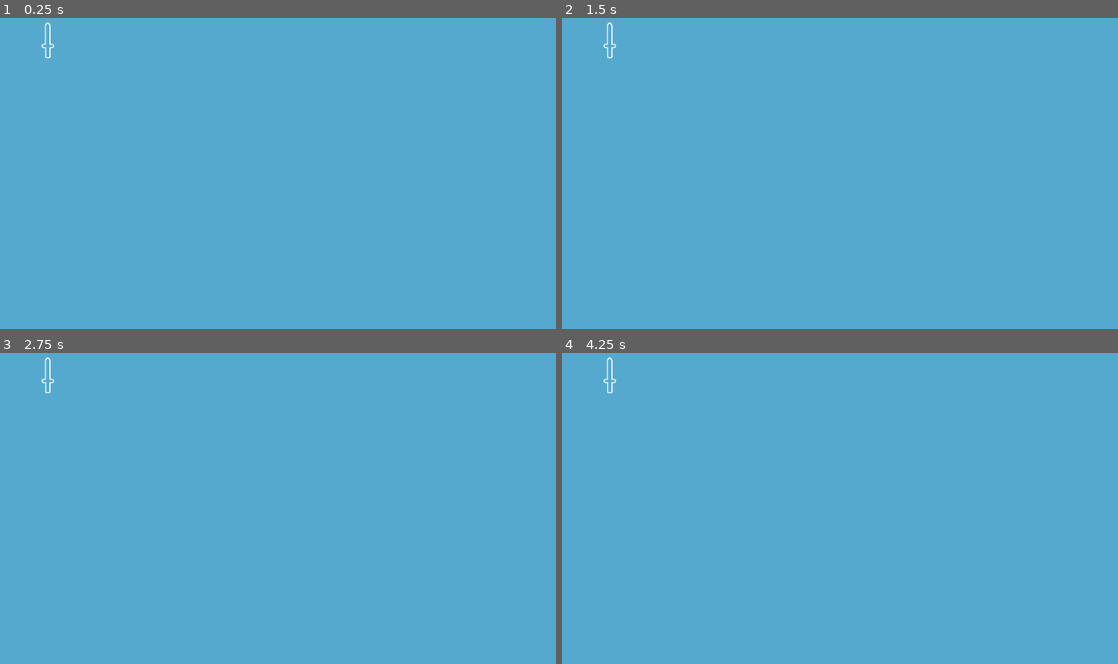
Above: before the commit, frames 1-4 (two rows, left to right).
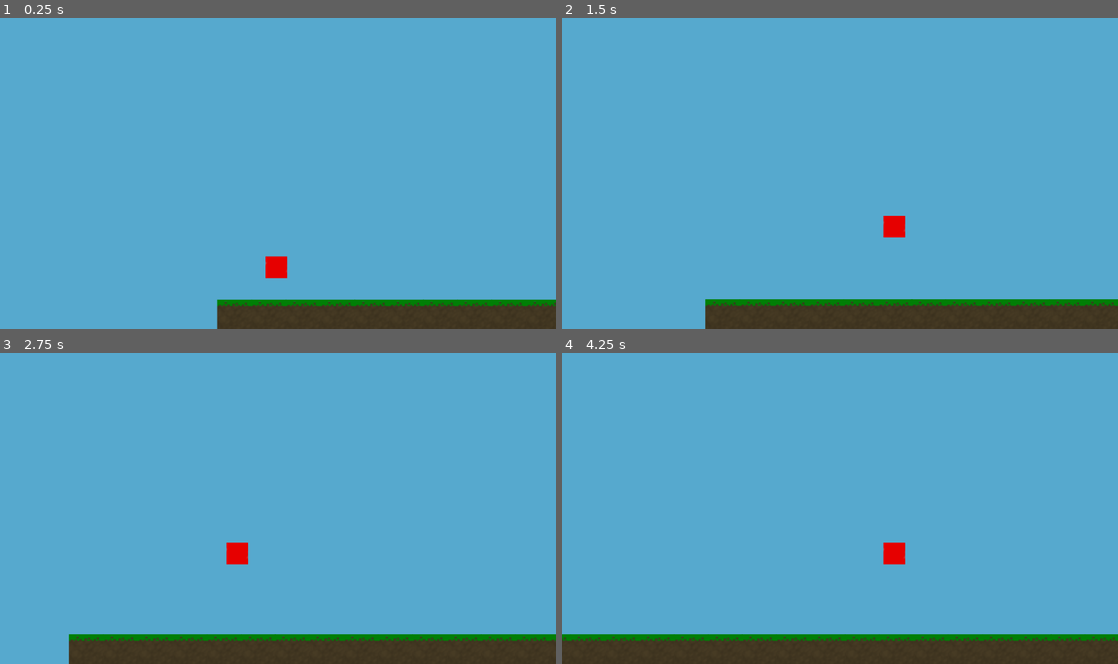
Above: after the commit, the same moments.

Repository: alexaverill/GameOff2018
Game: Godot game, scene res://Scenes/PlayerTest.tscn
Same seed, same stepped clock (60 frames per second), same inputs: the game is played once before the commit and once after it. Before the commit the project starts from res://TestScene.tscn.
Inputs:
- Up to frame 1 (0.25 s): no input
- Up to frame 2 (1.5 s): hold Right (ui_right) from 0.53 s (still down); tap Space (ui_select) at 0.6, 0.77, 1.07, 1.35 s
- Up to frame 3 (2.75 s): tap Space (ui_select) at 1.52, 1.82, 2.1 s; release Right (ui_right) at 2.03 s; hold Left (ui_left) from 2.03 s (still down)
- Up to frame 4 (4.25 s): release Left (ui_left) at 2.78 s; hold Right (ui_right) from 2.78 s (still down); tap Space (ui_select) at 2.85, 3.02, 3.32, 3.6, 3.77, 4.07 s

The runs differ from the first frame. In frame 1, 6.2% of the frame differs, in the area x 7-100%, y 1-100%; in frame 2, 7.5%; in frame 3, 8.8%; in frame 4, 10%, in the area x 0-100%, y 1-100%.

Commit message:
Adding in new art, working on getting movable player

Diff:
--- a/TestScene.tscn
+++ b/Scenes/DDR.tscn
@@ -12,12 +12,12 @@
 [sub_resource type="RectangleShape2D" id=2]
 
 custom_solver_bias = 0.0
-extents = Vector2( 28.5497, 34.0818 )
+extents = Vector2( 25.554, 23.0689 )
 
 [sub_resource type="RectangleShape2D" id=3]
 
 custom_solver_bias = 0.0
-extents = Vector2( 25.554, 23.0689 )
+extents = Vector2( 28.5497, 34.0818 )
 
 [sub_resource type="RectangleShape2D" id=4]
 
@@ -59,22 +59,48 @@
 one_shot = false
 autostart = true
 
-[node name="VerticalSword" type="Node2D" parent="." index="2"]
+[node name="VerticalReciever" type="Node2D" parent="." index="2"]
 
+editor/display_folded = true
 position = Vector2( 88.2877, 67.9771 )
 scale = Vector2( 0.371359, 1.07969 )
 
-[node name="Sprite" type="Sprite" parent="VerticalSword" index="0"]
+[node name="Sprite" type="Sprite" parent="VerticalReciever" index="0"]
 
 position = Vector2( 7.61169, 0.276604 )
 scale = Vector2( 1.63249, 0.581283 )
 texture = ExtResource( 3 )
 
-[node name="Great" type="Area2D" parent="VerticalSword" index="1" groups=[
+[node name="Good" type="Area2D" parent="VerticalReciever" index="1" groups=[
+"good",
 "reciever",
-"great",
 ]]
 
+editor/display_folded = true
+position = Vector2( 0, 37.8379 )
+scale = Vector2( 1, 0.333088 )
+input_pickable = true
+gravity_vec = Vector2( 0, 1 )
+gravity = 98.0
+linear_damp = 0.1
+angular_damp = 1.0
+collision_layer = 4
+collision_mask = 4
+audio_bus_override = false
+audio_bus_name = "Master"
+_sections_unfolded = [ "Audio Bus", "Collision" ]
+
+[node name="CollisionShape2D" type="CollisionShape2D" parent="VerticalReciever/Good" index="0"]
+
+position = Vector2( 0, 4.05957 )
+shape = SubResource( 2 )
+
+[node name="Great" type="Area2D" parent="VerticalReciever" index="2" groups=[
+"great",
+"reciever",
+]]
+
+editor/display_folded = true
 position = Vector2( -0.471039, 21.9291 )
 scale = Vector2( 0.911567, 0.282381 )
 input_pickable = true
@@ -88,81 +114,13 @@
 audio_bus_name = "Master"
 _sections_unfolded = [ "Collision" ]
 
-[node name="CollisionShape2D" type="CollisionShape2D" parent="VerticalSword/Great" index="0"]
+[node name="CollisionShape2D" type="CollisionShape2D" parent="VerticalReciever/Great" index="0"]
 
-shape = SubResource( 2 )
-
-[node name="Great2" type="Area2D" parent="VerticalSword" index="2" groups=[
-"reciever",
-"great",
-]]
-
-position = Vector2( -1.25732, -7.00791 )
-scale = Vector2( 0.911567, 0.282381 )
-input_pickable = true
-gravity_vec = Vector2( 0, 1 )
-gravity = 98.0
-linear_damp = 0.1
-angular_damp = 1.0
-collision_layer = 4
-collision_mask = 4
-audio_bus_override = false
-audio_bus_name = "Master"
-_sections_unfolded = [ "Collision" ]
-
-[node name="CollisionShape2D" type="CollisionShape2D" parent="VerticalSword/Great2" index="0"]
-
-shape = SubResource( 2 )
-
-[node name="Good" type="Area2D" parent="VerticalSword" index="3" groups=[
-"reciever",
-"good",
-]]
-
-position = Vector2( 0, 37.8379 )
-scale = Vector2( 1, 0.333088 )
-input_pickable = true
-gravity_vec = Vector2( 0, 1 )
-gravity = 98.0
-linear_damp = 0.1
-angular_damp = 1.0
-collision_layer = 4
-collision_mask = 4
-audio_bus_override = false
-audio_bus_name = "Master"
-_sections_unfolded = [ "Audio Bus", "Collision" ]
-
-[node name="CollisionShape2D" type="CollisionShape2D" parent="VerticalSword/Good" index="0"]
-
-position = Vector2( 0, 4.05957 )
 shape = SubResource( 3 )
 
-[node name="Good2" type="Area2D" parent="VerticalSword" index="4" groups=[
+[node name="Prefect" type="Area2D" parent="VerticalReciever" index="3" groups=[
+"perfect",
 "reciever",
-"good",
-]]
-
-position = Vector2( -1.57256, -25.4448 )
-scale = Vector2( 1, 0.333088 )
-input_pickable = true
-gravity_vec = Vector2( 0, 1 )
-gravity = 98.0
-linear_damp = 0.1
-angular_damp = 1.0
-collision_layer = 4
-collision_mask = 4
-audio_bus_override = false
-audio_bus_name = "Master"
-_sections_unfolded = [ "Audio Bus", "Collision" ]
-
-[node name="CollisionShape2D" type="CollisionShape2D" parent="VerticalSword/Good2" index="0"]
-
-position = Vector2( 0, 4.05957 )
-shape = SubResource( 3 )
-
-[node name="Prefect" type="Area2D" parent="VerticalSword" index="5" groups=[
-"reciever",
-"perfect",
 ]]
 
 editor/display_folded = true
@@ -179,8 +137,55 @@
 audio_bus_name = "Master"
 _sections_unfolded = [ "Collision" ]
 
-[node name="CollisionShape2D" type="CollisionShape2D" parent="VerticalSword/Prefect" index="0"]
+[node name="CollisionShape2D" type="CollisionShape2D" parent="VerticalReciever/Prefect" index="0"]
 
 shape = SubResource( 4 )
 
+[node name="Great2" type="Area2D" parent="VerticalReciever" index="4" groups=[
+"great",
+"reciever",
+]]
+
+editor/display_folded = true
+position = Vector2( -1.25732, -7.00791 )
+scale = Vector2( 0.911567, 0.282381 )
+input_pickable = true
+gravity_vec = Vector2( 0, 1 )
+gravity = 98.0
+linear_damp = 0.1
+angular_damp = 1.0
+collision_layer = 4
+collision_mask = 4
+audio_bus_override = false
+audio_bus_name = "Master"
+_sections_unfolded = [ "Collision" ]
+
+[node name="CollisionShape2D" type="CollisionShape2D" parent="VerticalReciever/Great2" index="0"]
+
+shape = SubResource( 3 )
+
+[node name="Good2" type="Area2D" parent="VerticalReciever" index="5" groups=[
+"good",
+"reciever",
+]]
+
+editor/display_folded = true
+position = Vector2( -1.57256, -25.4448 )
+scale = Vector2( 1, 0.333088 )
+input_pickable = true
+gravity_vec = Vector2( 0, 1 )
+gravity = 98.0
+linear_damp = 0.1
+angular_damp = 1.0
+collision_layer = 4
+collision_mask = 4
+audio_bus_override = false
+audio_bus_name = "Master"
+_sections_unfolded = [ "Audio Bus", "Collision" ]
+
+[node name="CollisionShape2D" type="CollisionShape2D" parent="VerticalReciever/Good2" index="0"]
+
+position = Vector2( 0, 4.05957 )
+shape = SubResource( 2 )
+
 [connection signal="timeout" from="Timer" to="." method="_on_Timer_timeout"]
--- /dev/null
+++ b/Scenes/Ground.tscn
@@ -0,0 +1,37 @@
+[gd_scene load_steps=2 format=2]
+
+[ext_resource path="res://Scenes/groundChunk.tscn" type="PackedScene" id=1]
+
+[node name="Node2D" type="Node2D" index="0"]
+
+position = Vector2( 33.713, 567.518 )
+
+[node name="groundChunk" parent="." index="0" instance=ExtResource( 1 )]
+
+position = Vector2( -55.7625, 2 )
+_sections_unfolded = [ "Transform" ]
+
+[node name="groundChunk2" parent="." index="1" instance=ExtResource( 1 )]
+
+position = Vector2( 134.872, 2 )
+_sections_unfolded = [ "Transform" ]
+
+[node name="groundChunk3" parent="." index="2" instance=ExtResource( 1 )]
+
+position = Vector2( 323.237, 2 )
+_sections_unfolded = [ "Transform" ]
+
+[node name="groundChunk4" parent="." index="3" instance=ExtResource( 1 )]
+
+position = Vector2( 513.69, 2 )
+_sections_unfolded = [ "Transform" ]
+
+[node name="groundChunk5" parent="." index="4" instance=ExtResource( 1 )]
+
+position = Vector2( 703.49, 2 )
+_sections_unfolded = [ "Transform" ]
+
+[node name="groundChunk6" parent="." index="5" instance=ExtResource( 1 )]
+
+position = Vector2( 892.092, 2 )
+_sections_unfolded = [ "Transform" ]
--- /dev/null
+++ b/Scenes/Player.gd
@@ -0,0 +1,29 @@
+extends KinematicBody2D
+
+export (int) var run_speed = 100
+export (int) var jump_speed = -400
+export (int) var gravity = 1200
+
+var velocity = Vector2()
+var jumping = false
+
+func get_input():
+    velocity.x = 0
+    var right = Input.is_action_pressed('ui_right')
+    var left = Input.is_action_pressed('ui_left')
+    var jump = Input.is_action_just_pressed('ui_select')
+
+    if jump and is_on_floor():
+        jumping = true
+        velocity.y = jump_speed
+    if right:
+        velocity.x += run_speed
+    if left:
+        velocity.x -= run_speed
+
+func _physics_process(delta):
+    get_input()
+    velocity.y += gravity * delta
+    if jumping and is_on_floor():
+        jumping = false
+    velocity = move_and_slide(velocity, Vector2(0, -1))
--- /dev/null
+++ b/Scenes/Player.tscn
@@ -0,0 +1,56 @@
+[gd_scene load_steps=4 format=2]
+
+[ext_resource path="res://Scenes/Player.gd" type="Script" id=1]
+[ext_resource path="res://ArtAssets/TempAssets/RedSprite.png" type="Texture" id=2]
+
+[sub_resource type="RectangleShape2D" id=1]
+
+custom_solver_bias = 0.0
+extents = Vector2( 19.7404, 19.5202 )
+
+[node name="KinematicBody2D" type="KinematicBody2D" index="0"]
+
+position = Vector2( 52.8685, 463.226 )
+input_pickable = false
+collision_layer = 1
+collision_mask = 1
+collision/safe_margin = 0.08
+script = ExtResource( 1 )
+run_speed = 100
+jump_speed = -400
+gravity = 1200
+
+[node name="CollisionShape2D" type="CollisionShape2D" parent="." index="0"]
+
+shape = SubResource( 1 )
+
+[node name="Sprite" type="Sprite" parent="." index="1"]
+
+texture = ExtResource( 2 )
+
+[node name="Camera2D" type="Camera2D" parent="." index="2"]
+
+position = Vector2( 2.51782, -165.596 )
+anchor_mode = 1
+rotating = false
+current = true
+zoom = Vector2( 1, 1 )
+limit_left = -10000000
+limit_top = -10000000
+limit_right = 10000000
+limit_bottom = 10000000
+limit_smoothed = false
+drag_margin_h_enabled = true
+drag_margin_v_enabled = true
+smoothing_enabled = false
+smoothing_speed = 5.0
+offset_v = 0.0
+offset_h = 0.0
+drag_margin_left = 0.2
+drag_margin_top = 1.0
+drag_margin_right = 0.2
+drag_margin_bottom = 0.2
+editor_draw_screen = true
+editor_draw_limits = true
+editor_draw_drag_margin = true
+_sections_unfolded = [ "Drag Margin", "Editor", "Limit", "Offset", "Smoothing", "Transform" ]
--- /dev/null
+++ b/Scenes/PlayerTest.tscn
@@ -0,0 +1,13 @@
+[gd_scene load_steps=3 format=2]
+
+[ext_resource path="res://Scenes/Ground.tscn" type="PackedScene" id=1]
+[ext_resource path="res://Scenes/Player.tscn" type="PackedScene" id=2]
+
+[node name="Root" type="Node2D"]
+
+[node name="Ground" parent="." index="0" instance=ExtResource( 1 )]
+
+[node name="KinematicBody2D" parent="." index="1" instance=ExtResource( 2 )]
+
+run_speed = 250
+gravity = 600
--- /dev/null
+++ b/Scenes/groundChunk.tscn
@@ -0,0 +1,22 @@
+[gd_scene load_steps=2 format=2]
+
+[ext_resource path="res://Scenes/groundNode.tscn" type="PackedScene" id=1]
+
+[node name="groundChunk" type="Node2D" index="0"]
+
+position = Vector2( 35.258, 570.119 )
+
+[node name="ground" parent="." index="0" instance=ExtResource( 1 )]
+
+position = Vector2( -3, -2 )
+_sections_unfolded = [ "Transform" ]
+
+[node name="ground2" parent="." index="1" instance=ExtResource( 1 )]
+
+position = Vector2( 123.736, -1.99994 )
+_sections_unfolded = [ "Transform" ]
+
+[node name="ground3" parent="." index="2" instance=ExtResource( 1 )]
+
+position = Vector2( 60, -2 )
+_sections_unfolded = [ "Transform" ]
--- /dev/null
+++ b/Scenes/groundNode.tscn
@@ -0,0 +1,33 @@
+[gd_scene load_steps=3 format=2]
+
+[ext_resource path="res://ArtAssets/TempAssets/groundSprite.png" type="Texture" id=1]
+
+[sub_resource type="RectangleShape2D" id=1]
+
+custom_solver_bias = 0.0
+extents = Vector2( 32.2043, 27.6865 )
+
+[node name="ground" type="Node2D"]
+
+position = Vector2( 32.4737, 568.001 )
+
+[node name="Sprite" type="Sprite" parent="." index="0"]
+
+position = Vector2( -0.00509262, -0.134949 )
+texture = ExtResource( 1 )
+_sections_unfolded = [ "Offset", "Region" ]
+
+[node name="StaticBody2D" type="StaticBody2D" parent="." index="1"]
+
+input_pickable = false
+collision_layer = 1
+collision_mask = 1
+constant_linear_velocity = Vector2( 0, 0 )
+constant_angular_velocity = 0.0
+friction = 1.0
+bounce = 0.0
+
+[node name="CollisionShape2D" type="CollisionShape2D" parent="StaticBody2D" index="0"]
+
+position = Vector2( 0.174828, 3.49652 )
+shape = SubResource( 1 )
--- a/Scipts/TestScene.gd
+++ b/Scipts/TestScene.gd
@@ -3,14 +3,14 @@
 # class member variables go here, for example:
 # var a = 2
 # var b = "textvar"
-var note = preload("res://SwordNote.tscn")
+var note = preload("res://Scenes/SwordNote.tscn")
 var verticalSwordRecieverPos
 var horizontalSwordRecieverPos
 var noteNode
 var yDist = 500
 func _ready():
 	#horizontalSwordRecieverPos= get_node("HorizontalSword").position
-	verticalSwordRecieverPos = get_node("VerticalSword").position
+	verticalSwordRecieverPos = get_node("VerticalReciever").position
 
 func instantiateVerticalSword():
 	noteNode = note.instance()
--- a/project.godot
+++ b/project.godot
@@ -11,7 +11,7 @@
 [application]
 
 config/name="GameOff"
-run/main_scene="res://TestScene.tscn"
+run/main_scene="res://Scenes/PlayerTest.tscn"
 config/icon="res://icon.png"
 
 [layer_names]
Binary file added: ArtAssets/TempAssets/groundSprite.png
Not shown, added: ArtAssets/TempAssets/groundSprite.png.import
Renamed: SwordNote.tscn -> Scenes/SwordNote.tscn
Not shown, added: ArtAssets/TempAssets/groundSprite.xcf
